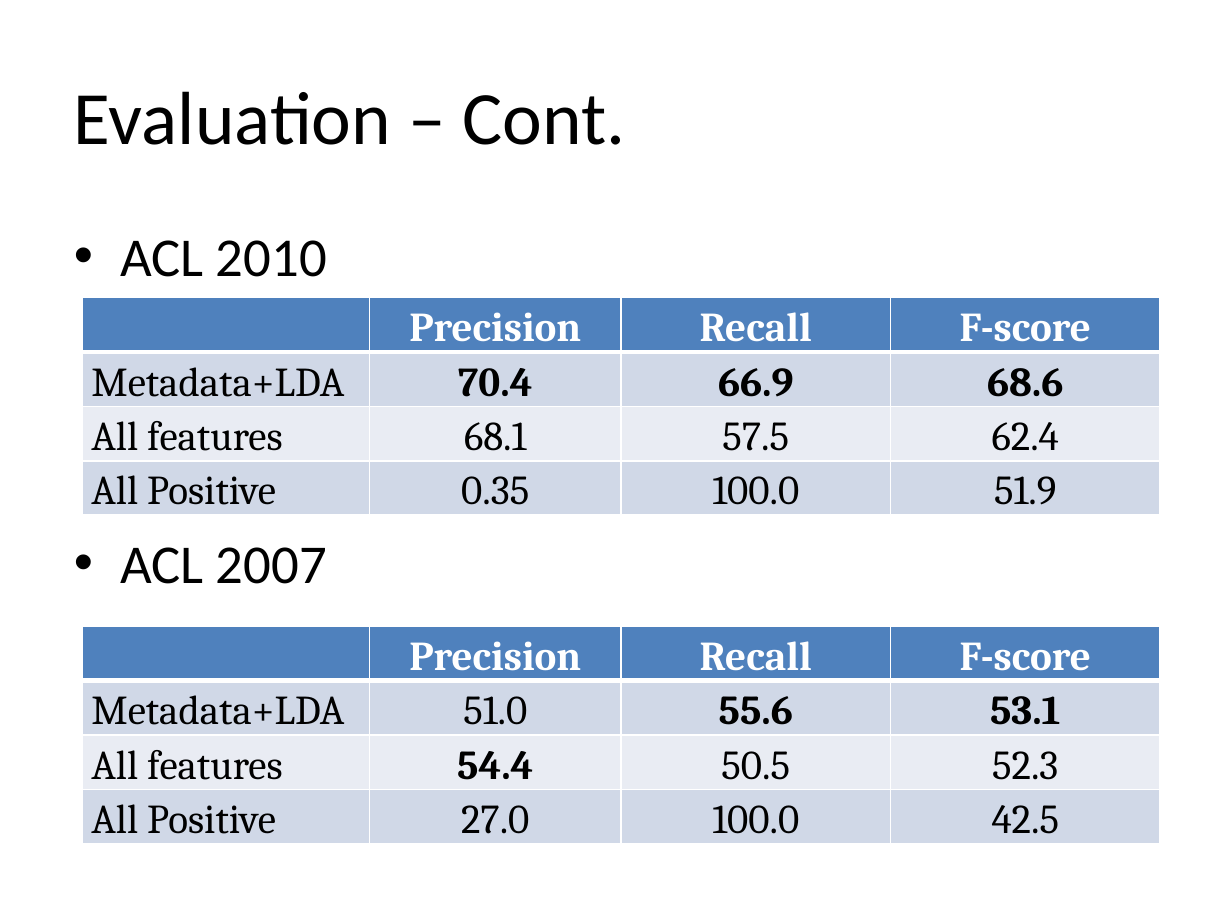
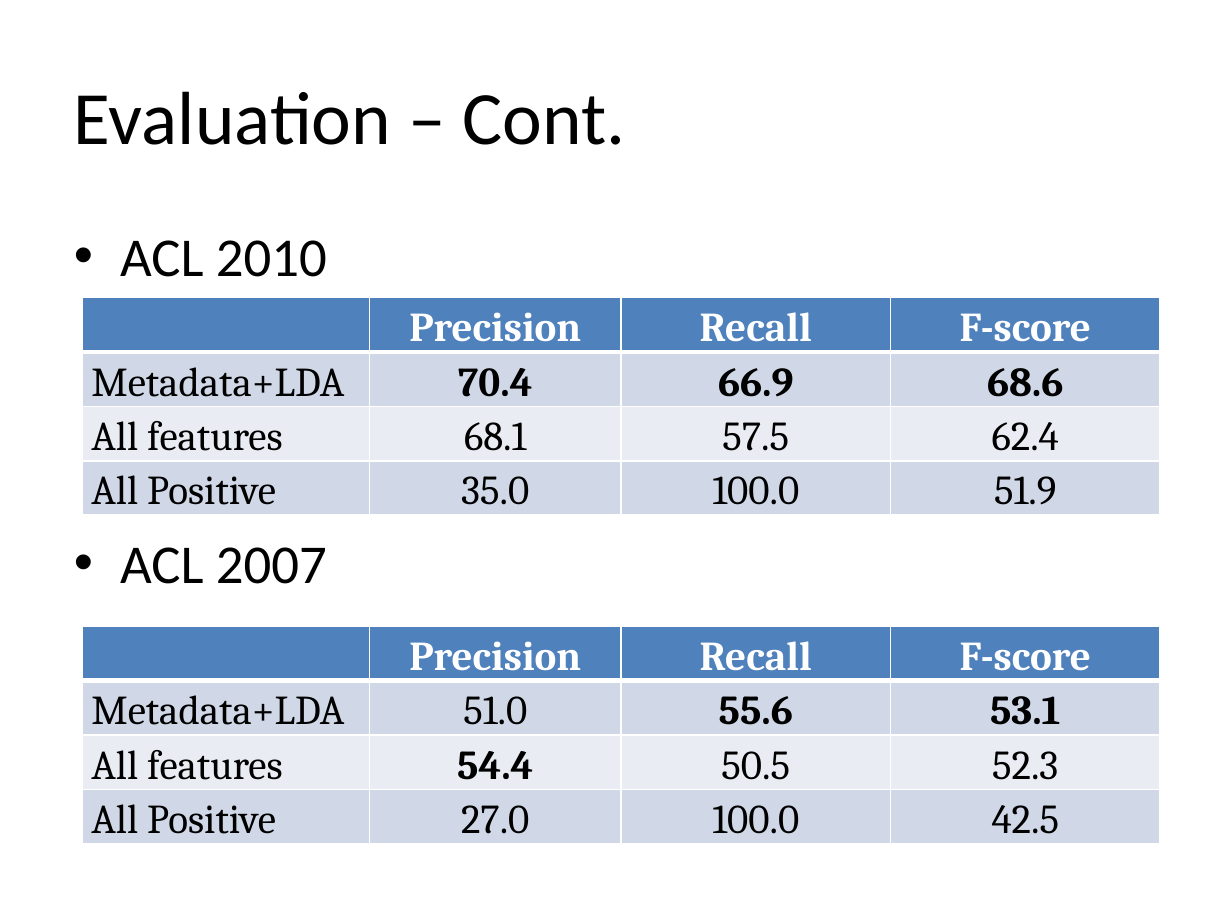
Before and after one commit to Shuyang/uic-automatic-reviewer, a slide deck: slide 8 of project_presentation.pptx. Drawn at 1232x924 pixels with LibreOffice and Linux fonts; fonts in the diff are those of the drawing. Boxes give left, top, right and bottom in pixels: in the first picture for what was removed or moved away, otherwise in the second. Text is boxed around its words. In the diff, an @@ line names an element or a change of style, - is before the commit and + after.

Commit message:
fixed a typo "0.35" -> "35.0"

```diff
--- a/project_presentation.pptx
+++ b/project_presentation.pptx
@@ table at (83,298,1161,525) @@
-row 4, column 2: 0.35
+row 4, column 2: 35.0
```
